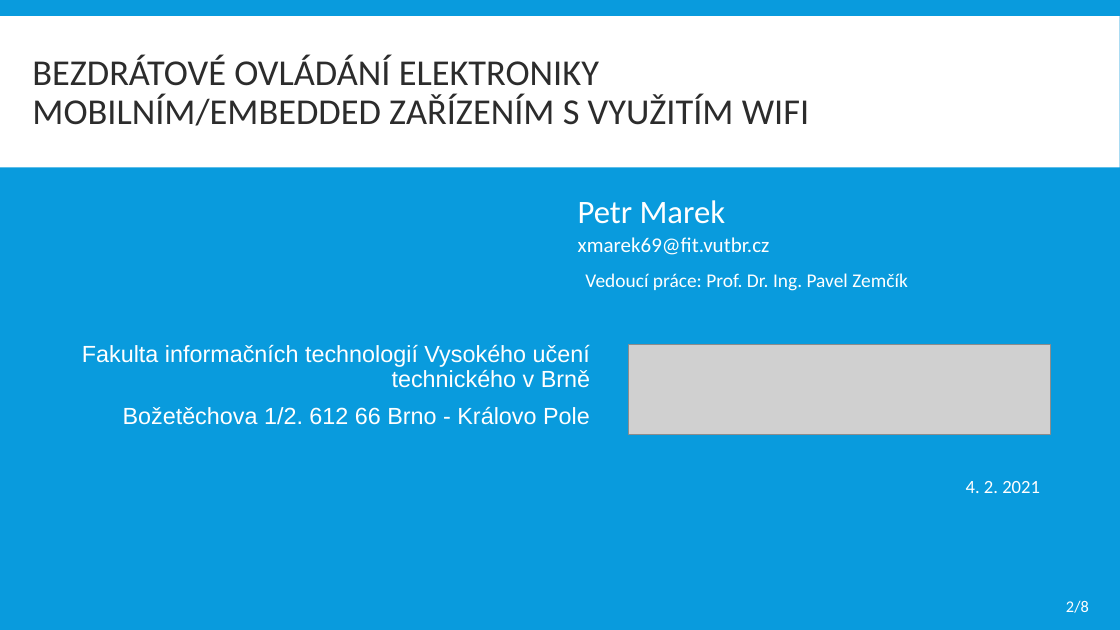
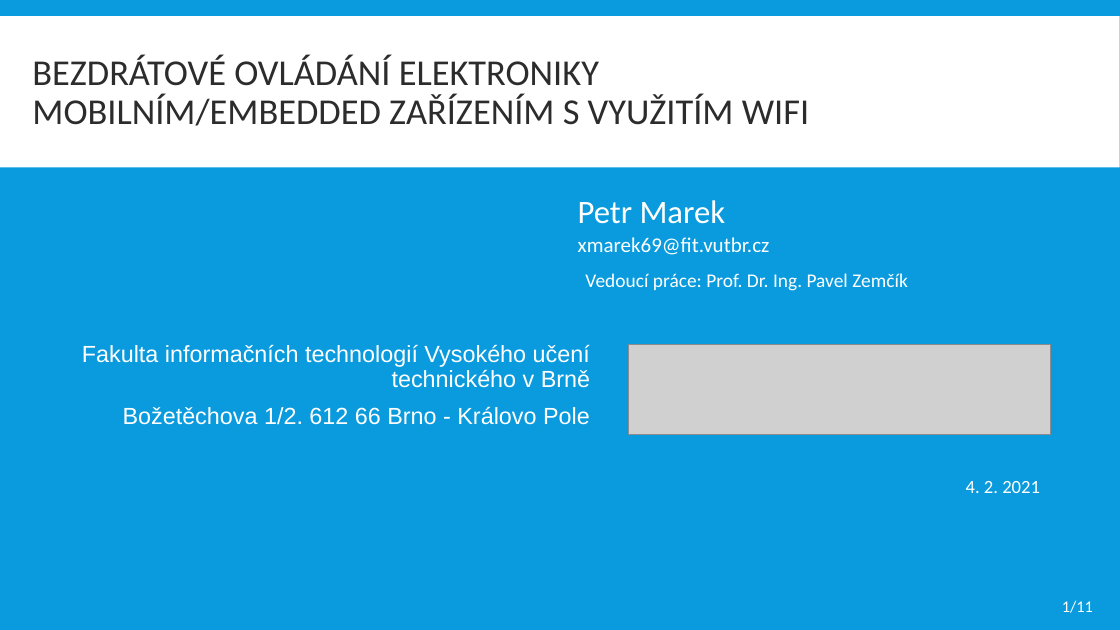
Before and after one commit to dinoq/RPi-Smart-Home, a slide deck: slide 1 of BP/Obhajoba BP/2021/ITT prezentace.pptx (slide 2 before the commit). Drawn at 1120x630 pixels with LibreOffice and Linux fonts; fonts in the diff are those of the drawing; grey boxes stand for pictures. Boxes give left, top, right and bottom in pixels: in the first picture for what was removed or moved away, otherwise in the second. Text is boxed around its words. In the diff, an @@ line names an element or a change of style, - is before the commit and + after.

```diff
--- a/BP/Obhajoba BP/2021/ITT prezentace.pptx
+++ b/BP/Obhajoba BP/2021/ITT prezentace.pptx
@@ text at <box>1062,600,1093,613</box>: text changed @@
-2/8
+1/11
```
Also in this commit, not shown: 1 other slide changed, 9 slides added, 2 slides removed, 11 other files.
